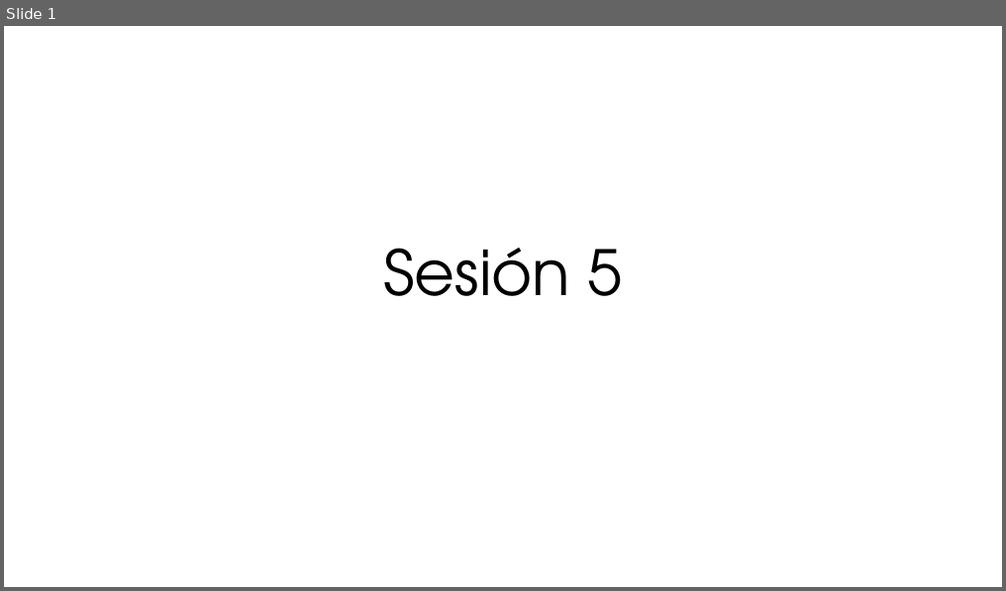
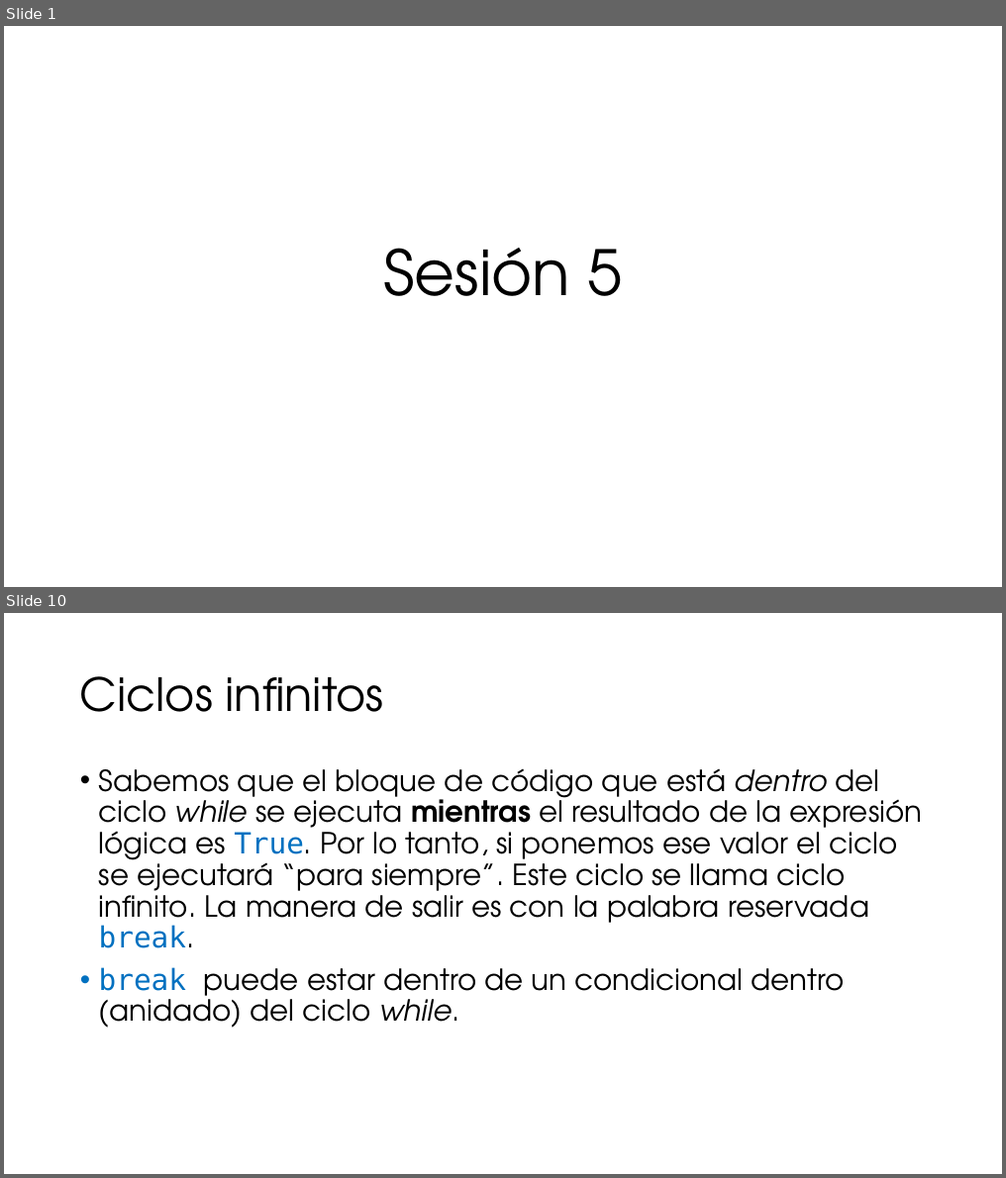
Before and after one commit to ccaballeroh/IntroPython, a slide deck: slides/Programación con Python05.pptx. Shown one above the other, each under a label of ours: slide 1 before the commit, slides 1 and 10 after it; the slides between them are not shown. The pictures are 1006x591 and 1006x1178 pixels, drawn with LibreOffice and Linux fonts; fonts in the diff are those of the drawing. Boxes give left, top, right and bottom in pixels: in the first picture for what was removed or moved away, otherwise in the second. Text is boxed around its words. In the diff, an @@ line names an element or a change of style, - is before the commit and + after.

```diff
--- a/slides/Programación con Python05.pptx
+++ b/slides/Programación con Python05.pptx
@@ slide 10 added at [4,613,1002,1174], background #FFFFFF @@
@@ title added at [80,676,384,712], 44 pt, text #000000 @@
+Ciclos infinitos
@@ text added at [99,768,922,1028], 28 pt, text #000000 @@
+• Sabemos que el bloque de código que está dentro del ciclo while se ejecuta mientras el resultado de la expresión lógica es True. Por lo tanto, si ponemos ese valor el ciclo se ejecutará “para siempre”. Este ciclo se llama ciclo infinito. La manera de salir es con la palabra reservada break.
+• break puede estar dentro de un condicional dentro (anidado) del ciclo while.
```
Also in this commit, not shown: 1 slide changed, 11 other slides added, 1 slide removed.
